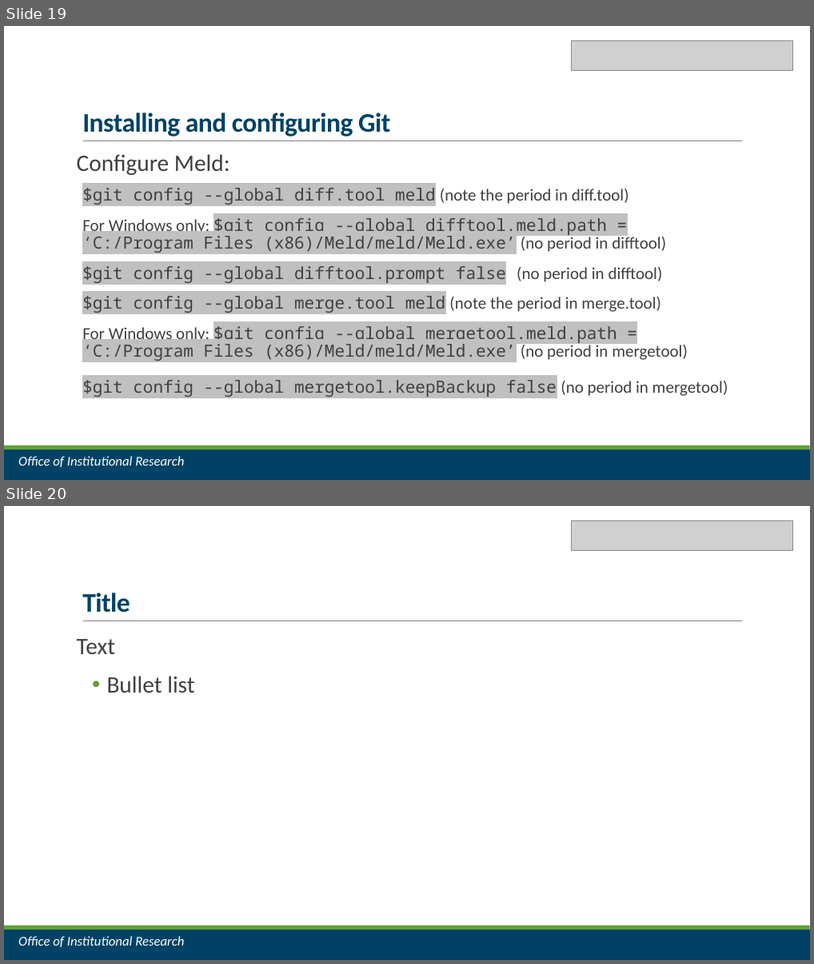
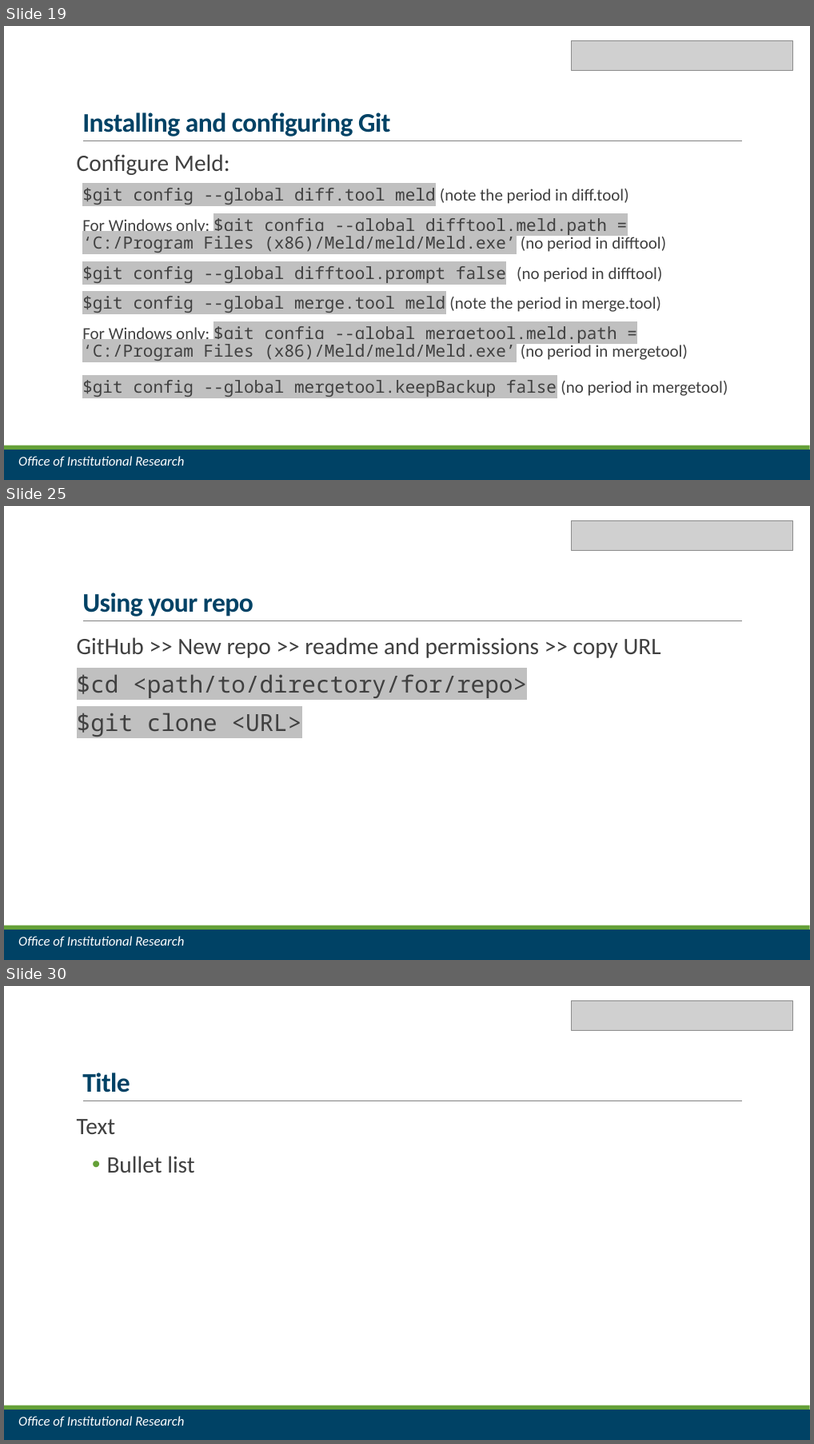
Before and after one commit to jrf1111/Do-You-Git-It-Now, a slide deck: Do You Git It Now.pptx. Shown one above the other, each under a label of ours: slides 19 and 20 before the commit, slides 19, 25 and 30 after it; the slides between them are not shown. The pictures are 814x964 and 814x1444 pixels, drawn with LibreOffice and Linux fonts; fonts in the diff are those of the drawing; grey boxes stand for pictures. Boxes give left, top, right and bottom in pixels: in the first picture for what was removed or moved away, otherwise in the second. Text is boxed around its words. In the diff, an @@ line names an element or a change of style, - is before the commit and + after.

Commit message:
add sections for making and using your first repo

```diff
--- a/Do You Git It Now.pptx
+++ b/Do You Git It Now.pptx
@@ slide 25 added at <box>4,506,810,960</box>, background #FFFFFF; not listed: 3 template elements that a slide beside it also shows @@
@@ picture added at <box>572,520,794,550</box> @@
@@ title added at <box>82,592,254,616</box>, 32 pt, text #004265, bold @@
+Using your repo
@@ text added at <box>77,637,662,736</box>, 28 pt, text #404040 @@
+GitHub >> New repo >> readme and permissions >> copy URL
+$cd <path/to/directory/for/repo>
+$git clone <URL>
@@ text added at <box>18,936,184,947</box>, 16 pt, text #FFFFFF, italic @@
+Office of Institutional Research
@@ what was slide 20 is now slide 30 @@
```
Also in this commit, not shown: 2 slides changed, 8 other slides added, 1 other file.
